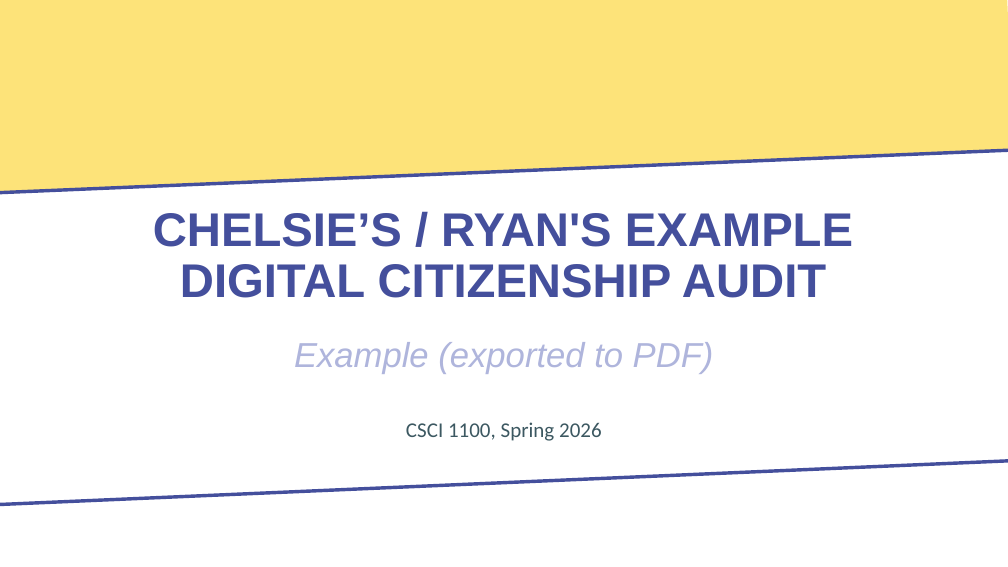
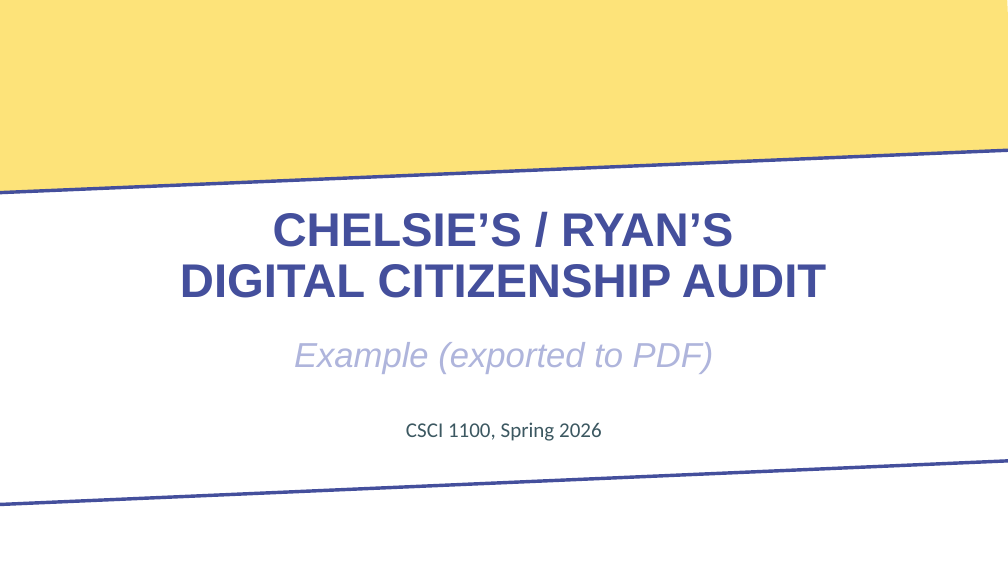
Before and after one commit to CSCI-1100/class_resources_public, a slide deck: slide 1 of downloads/digital_citizenship_audit_example.pptx. Drawn at 1008x567 pixels with LibreOffice and Linux fonts; fonts in the diff are those of the drawing; background and template pictures are left out. Boxes give left, top, right and bottom in pixels: in the first picture for what was removed or moved away, otherwise in the second. Text is boxed around its words. In the diff, an @@ line names an element or a change of style, - is before the commit and + after.

```diff
--- a/downloads/digital_citizenship_audit_example.pptx
+++ b/downloads/digital_citizenship_audit_example.pptx
@@ title at (180, 213, 826, 298): text changed @@
-CHELSIE’S / RYAN'S EXAMPLE DIGITAL CITIZENSHIP AUDIT
+CHELSIE’S / RYAN’S
+DIGITAL CITIZENSHIP AUDIT
```
Also in this commit, not shown: 12 other slides changed, 1 slide added, 2 other files.
